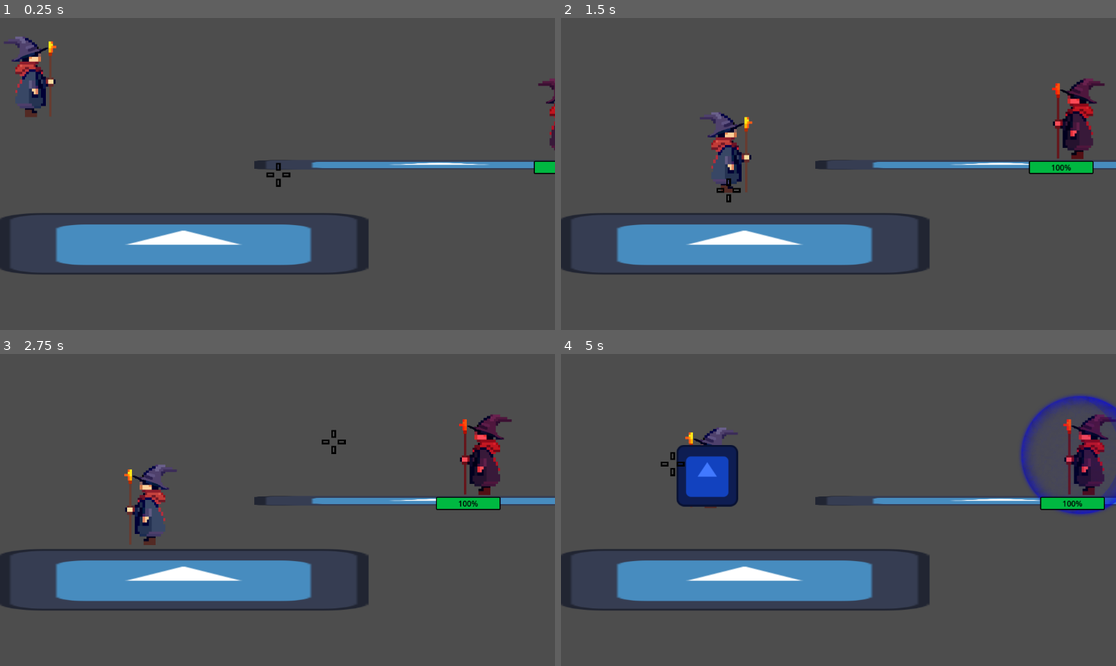
Above: before the commit, frames 1-4 (two rows, left to right).
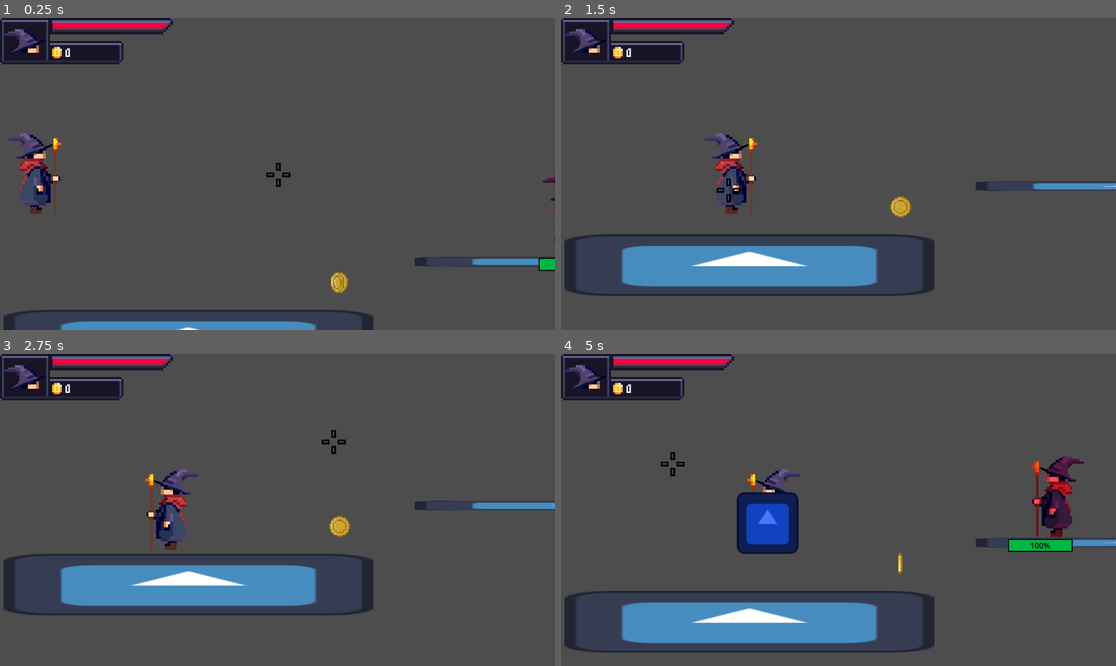
Above: after the commit, the same moments.

Repository: KyattPL/krolestwo-chorona
Game: Godot game, scene res://Scenes/TestLevel/test_level.tscn
Two runs of this game, one before a commit and one after it. Both use one fixed random seed, a clock stepped at 60 frames per second and the inputs below. The engine's default icon, where the game draws it, is replaced by a stand-in: a white triangle on a blue panel in a dark square.
Inputs (mouse positions are in pixels of both pictures, inside the frame that each line leads up to):
- Up to frame 1 (0.25 s): no input
- Up to frame 2 (1.5 s): move the mouse to (960, 158) at 0.52 s; hold Right (move_right) from 0.53 s (still down); tap 4 (select_earth) at 0.6 s; tap Space (jump) at 0.77 s; move the mouse to (727, 189) at 1.27 s; tap 1 (select_fire) at 1.35 s
- Up to frame 3 (2.75 s): tap Space (jump) at 1.52 s; move the mouse to (333, 441) at 2.02 s; release Right (move_right) at 2.03 s; hold Left (move_left) from 2.03 s (still down); tap 3 (select_lightning) at 2.1 s
- Up to frame 4 (5 s): move the mouse to (810, 572) at 2.77 s; release Left (move_left) at 2.78 s; hold Right (move_right) 2.78-4.28 s; tap 2 (select_water) at 2.85 s; tap Space (jump) at 3.02, 3.77, 4.52 s; move the mouse to (1005, 556) at 3.52 s; hold Shift (shield) 3.53-4.28 s; move the mouse to (672, 463) at 4.27 s; hold Left (move_left) from 4.28 s (still down); click (672, 463) at 4.35 s

The runs differ from the first frame. In frame 1, 17% of the frame differs, in the area x 0-100%, y 0-100%; in frame 2, 17%; in frame 3, 13%; in frame 4, 28%, in the area x 0-100%, y 0-96%.

Commit message:
Added basic HUD

Diff:
--- a/Scenes/Coin/coin.gd
+++ b/Scenes/Coin/coin.gd
@@ -1,4 +1,8 @@
 extends Node2D
 
-func _process(delta):
-	pass
+func _ready():
+	$AnimatedSprite2D.play("default")
+
+func _on_area_2d_body_entered(body: CharacterBody2D):
+	body.got_coin()
+	queue_free()
--- /dev/null
+++ b/Scenes/Coin/coin.tres
@@ -0,0 +1,38 @@
+[gd_resource type="SpriteFrames" load_steps=8 format=3 uid="uid://bapaakja67fa7"]
+
+[ext_resource type="Texture2D" uid="uid://bpo5eulijvsyr" path="res://Assets/coin/Coin-1.png" id="1_fhkic"]
+[ext_resource type="Texture2D" uid="uid://cgstly5dh1yps" path="res://Assets/coin/Coin-2.png" id="2_e5axj"]
+[ext_resource type="Texture2D" uid="uid://d3hl6jvcxtido" path="res://Assets/coin/Coin-3.png" id="3_urkwt"]
+[ext_resource type="Texture2D" uid="uid://cs0hn0s4g0erd" path="res://Assets/coin/Coin-4.png" id="4_v7ybq"]
+[ext_resource type="Texture2D" uid="uid://chl865ukvfex2" path="res://Assets/coin/Coin-5.png" id="5_fo2ty"]
+[ext_resource type="Texture2D" uid="uid://dmmptx5cxxqr1" path="res://Assets/coin/Coin-6.png" id="6_tlq8q"]
+[ext_resource type="Texture2D" uid="uid://b82jtjmlfp8yy" path="res://Assets/coin/Coin-7.png" id="7_3yfkv"]
+
+[resource]
+animations = [{
+"frames": [{
+"duration": 1.0,
+"texture": ExtResource("1_fhkic")
+}, {
+"duration": 1.0,
+"texture": ExtResource("2_e5axj")
+}, {
+"duration": 1.0,
+"texture": ExtResource("3_urkwt")
+}, {
+"duration": 1.0,
+"texture": ExtResource("4_v7ybq")
+}, {
+"duration": 1.0,
+"texture": ExtResource("5_fo2ty")
+}, {
+"duration": 1.0,
+"texture": ExtResource("6_tlq8q")
+}, {
+"duration": 1.0,
+"texture": ExtResource("7_3yfkv")
+}],
+"loop": true,
+"name": &"default",
+"speed": 5.0
+}]
--- a/Scenes/Coin/coin.tscn
+++ b/Scenes/Coin/coin.tscn
@@ -1,42 +1,7 @@
-[gd_scene load_steps=11 format=3 uid="uid://bvnvm63w85654"]
+[gd_scene load_steps=4 format=3 uid="uid://bvnvm63w85654"]
 
 [ext_resource type="Script" path="res://Scenes/Coin/coin.gd" id="1_e4uq3"]
-[ext_resource type="Texture2D" uid="uid://bpo5eulijvsyr" path="res://Assets/coin/Coin-1.png" id="1_q8g7c"]
-[ext_resource type="Texture2D" uid="uid://cgstly5dh1yps" path="res://Assets/coin/Coin-2.png" id="2_wt58h"]
-[ext_resource type="Texture2D" uid="uid://d3hl6jvcxtido" path="res://Assets/coin/Coin-3.png" id="3_wb0tq"]
-[ext_resource type="Texture2D" uid="uid://cs0hn0s4g0erd" path="res://Assets/coin/Coin-4.png" id="4_w3o3l"]
-[ext_resource type="Texture2D" uid="uid://chl865ukvfex2" path="res://Assets/coin/Coin-5.png" id="5_86ld0"]
-[ext_resource type="Texture2D" uid="uid://dmmptx5cxxqr1" path="res://Assets/coin/Coin-6.png" id="6_02070"]
-[ext_resource type="Texture2D" uid="uid://b82jtjmlfp8yy" path="res://Assets/coin/Coin-7.png" id="7_k3h32"]
-
-[sub_resource type="SpriteFrames" id="SpriteFrames_2no7e"]
-animations = [{
-"frames": [{
-"duration": 1.0,
-"texture": ExtResource("1_q8g7c")
-}, {
-"duration": 1.0,
-"texture": ExtResource("2_wt58h")
-}, {
-"duration": 1.0,
-"texture": ExtResource("3_wb0tq")
-}, {
-"duration": 1.0,
-"texture": ExtResource("4_w3o3l")
-}, {
-"duration": 1.0,
-"texture": ExtResource("5_86ld0")
-}, {
-"duration": 1.0,
-"texture": ExtResource("6_02070")
-}, {
-"duration": 1.0,
-"texture": ExtResource("7_k3h32")
-}],
-"loop": true,
-"name": &"default",
-"speed": 5.0
-}]
+[ext_resource type="SpriteFrames" uid="uid://bapaakja67fa7" path="res://Scenes/Coin/coin.tres" id="2_0xp2q"]
 
 [sub_resource type="CircleShape2D" id="CircleShape2D_y1o7d"]
 radius = 297.834
@@ -45,10 +10,12 @@
 script = ExtResource("1_e4uq3")
 
 [node name="AnimatedSprite2D" type="AnimatedSprite2D" parent="."]
-sprite_frames = SubResource("SpriteFrames_2no7e")
+sprite_frames = ExtResource("2_0xp2q")
 
 [node name="Area2D" type="Area2D" parent="."]
 collision_layer = 32
 
 [node name="CollisionShape2D" type="CollisionShape2D" parent="Area2D"]
 shape = SubResource("CircleShape2D_y1o7d")
+
+[connection signal="body_entered" from="Area2D" to="." method="_on_area_2d_body_entered"]
--- a/Scenes/Player/player.gd
+++ b/Scenes/Player/player.gd
@@ -13,6 +13,10 @@
 var selectedSpell: SPELLS = SPELLS.NONE
 
 var health = 100
+signal health_lost(oldVal, newVal)
+
+var coins = 0
+signal coins_changed(oldVal, newVal)
 
 var isFireOnCD: bool = false
 var isWaterOnCD: bool = false
@@ -75,9 +79,13 @@
 func got_hit(damage):
 	if not isShielded:
 		health -= damage
-		print(health)
+		health_lost.emit(health + damage, health)
 		if health <= 0:
 			get_tree().reload_current_scene()
+
+func got_coin():
+	coins_changed.emit(coins, coins + 10)
+	coins += 10
 
 func _physics_process(delta):
 	velocity.y += gravity * delta
--- a/Scenes/Player/player.tscn
+++ b/Scenes/Player/player.tscn
@@ -10,6 +10,7 @@
 [ext_resource type="PackedScene" uid="uid://h4no2tr0ic6e" path="res://Scenes/Spells/LightningSpell/lightning_spell.tscn" id="5_4vqt1"]
 [ext_resource type="Script" path="res://Scenes/Player/player.gd" id="5_8hotu"]
 [ext_resource type="PackedScene" uid="uid://cp8s8pdcgakky" path="res://Scenes/Spells/EarthSpell/earth_spell.tscn" id="6_vspi1"]
+[ext_resource type="PackedScene" uid="uid://von5xtuebuww" path="res://Scenes/UI/HUD/hud.tscn" id="9_3136r"]
 [ext_resource type="Texture2D" uid="uid://cl8nfs5pcnn40" path="res://Assets/wizard/shield.png" id="11_lou0y"]
 
 [sub_resource type="SpriteFrames" id="SpriteFrames_4uico"]
@@ -71,6 +72,8 @@
 wait_time = 3.0
 one_shot = true
 
+[node name="HUD" parent="." instance=ExtResource("9_3136r")]
+
 [node name="Player" type="CharacterBody2D" parent="."]
 position = Vector2(82, 90)
 collision_mask = 10
@@ -94,8 +97,13 @@
 
 [node name="AnimationPlayer" type="AnimationPlayer" parent="Player"]
 
+[node name="Camera2D" type="Camera2D" parent="Player"]
+limit_left = -10
+
 [connection signal="timeout" from="FireSpellCD" to="Player" method="_on_fire_spell_cd_timeout"]
 [connection signal="timeout" from="WaterSpellCD" to="Player" method="_on_water_spell_cd_timeout"]
 [connection signal="timeout" from="LightningSpellCD" to="Player" method="_on_lightning_spell_cd_timeout"]
 [connection signal="timeout" from="NormalSpellCD" to="Player" method="_on_normal_spell_cd_timeout"]
 [connection signal="timeout" from="EarthSpellCD" to="Player" method="_on_earth_spell_cd_timeout"]
+[connection signal="coins_changed" from="Player" to="HUD" method="_on_player_coins_changed"]
+[connection signal="health_lost" from="Player" to="HUD" method="_on_player_health_lost"]
--- a/Scenes/TestLevel/test_level.tscn
+++ b/Scenes/TestLevel/test_level.tscn
@@ -1,8 +1,9 @@
-[gd_scene load_steps=5 format=3 uid="uid://j8ini2f42l7w"]
+[gd_scene load_steps=6 format=3 uid="uid://j8ini2f42l7w"]
 
 [ext_resource type="PackedScene" uid="uid://5kd2hrg6rd08" path="res://Scenes/Player/player.tscn" id="1_7cn22"]
 [ext_resource type="Texture2D" uid="uid://bfhvtjkfmikf3" path="res://icon.svg" id="2_c2rng"]
 [ext_resource type="PackedScene" uid="uid://cdni5b3n7ui7n" path="res://Scenes/Enemy/enemy.tscn" id="3_gjqp0"]
+[ext_resource type="PackedScene" uid="uid://bvnvm63w85654" path="res://Scenes/Coin/coin.tscn" id="4_j2vni"]
 
 [sub_resource type="RectangleShape2D" id="RectangleShape2D_evys1"]
 size = Vector2(125, 125)
@@ -25,7 +26,7 @@
 texture = ExtResource("2_c2rng")
 
 [node name="Platform2" type="StaticBody2D" parent="."]
-position = Vector2(912, 305)
+position = Vector2(1235, 305)
 scale = Vector2(6, 0.16)
 collision_layer = 2
 collision_mask = 0
@@ -39,3 +40,7 @@
 
 [node name="Enemy" parent="." instance=ExtResource("3_gjqp0")]
 position = Vector2(1141, 180)
+
+[node name="Coin" parent="." instance=ExtResource("4_j2vni")]
+position = Vector2(695, 348)
+scale = Vector2(-0.0800003, -0.0800003)
--- /dev/null
+++ b/Scenes/UI/HUD/hud.gd
@@ -0,0 +1,10 @@
+extends CanvasLayer
+
+func _ready():
+	$HUD/Stats/PlayerHPBar.value = 100
+
+func _on_player_health_lost(oldVal, newVal):
+	$HUD/Stats/PlayerHPBar.value = newVal
+
+func _on_player_coins_changed(oldVal, newVal):
+	$HUD/Stats/CoinsText.text = str(newVal)
--- /dev/null
+++ b/Scenes/UI/HUD/hud.tscn
@@ -0,0 +1,47 @@
+[gd_scene load_steps=7 format=3 uid="uid://von5xtuebuww"]
+
+[ext_resource type="Script" path="res://Scenes/UI/HUD/hud.gd" id="1_m5h7p"]
+[ext_resource type="Texture2D" uid="uid://cplyko1cl3y85" path="res://Assets/HUD/under.png" id="1_mq2eu"]
+[ext_resource type="Texture2D" uid="uid://bwalmo4v72cgl" path="res://Assets/HUD/over.png" id="2_287qb"]
+[ext_resource type="Texture2D" uid="uid://c14bho4ctikhk" path="res://Assets/HUD/progress.png" id="3_wirlu"]
+[ext_resource type="Texture2D" uid="uid://c6ypy5hsp8yov" path="res://Assets/HUD/avatar.png" id="4_037t5"]
+[ext_resource type="FontFile" uid="uid://dabu02j6atprm" path="res://Assets/fonts/MinimalPixel v2.ttf" id="6_1c27h"]
+
+[node name="RootCanvas" type="CanvasLayer"]
+script = ExtResource("1_m5h7p")
+
+[node name="HUD" type="GridContainer" parent="."]
+offset_right = 1147.0
+offset_bottom = 604.0
+
+[node name="Stats" type="Control" parent="HUD"]
+layout_mode = 2
+size_flags_horizontal = 3
+size_flags_vertical = 3
+
+[node name="PlayerHPBar" type="TextureProgressBar" parent="HUD/Stats"]
+layout_mode = 1
+offset_left = 103.0
+offset_top = -116.0
+offset_right = 359.0
+offset_bottom = 140.0
+texture_under = ExtResource("1_mq2eu")
+texture_over = ExtResource("2_287qb")
+texture_progress = ExtResource("3_wirlu")
+texture_progress_offset = Vector2(1, 0)
+
+[node name="AvatarTexture" type="TextureRect" parent="HUD/Stats"]
+layout_mode = 1
+offset_right = 194.0
+offset_bottom = 194.0
+texture = ExtResource("4_037t5")
+
+[node name="CoinsText" type="RichTextLabel" parent="HUD/Stats"]
+layout_mode = 0
+offset_left = 136.0
+offset_top = 63.0
+offset_right = 244.0
+offset_bottom = 85.0
+theme_override_fonts/normal_font = ExtResource("6_1c27h")
+theme_override_font_sizes/normal_font_size = 21
+text = "0"
Binary file added: Assets/GUI_PACK/GUI.png
Not shown, added: Assets/GUI_PACK/GUI.png.import
Binary file added: Assets/HUD/avatar.png
Not shown, added: Assets/HUD/avatar.png.import
Binary file added: Assets/HUD/over.png
Not shown, added: Assets/HUD/over.png.import
Binary file added: Assets/HUD/progress-2.png
Not shown, added: Assets/HUD/progress-2.png.import
Binary file added: Assets/HUD/progress.png
Not shown, added: Assets/HUD/progress.png.import
Binary file added: Assets/HUD/under.png
Not shown, added: Assets/HUD/under.png.import
(and 3 more such lines)
